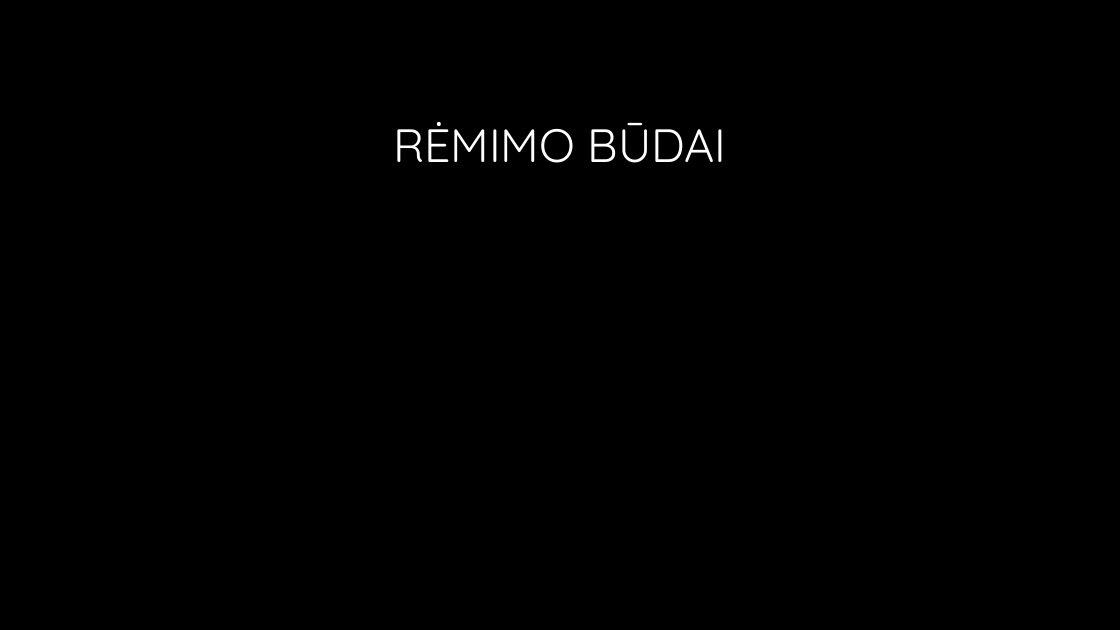
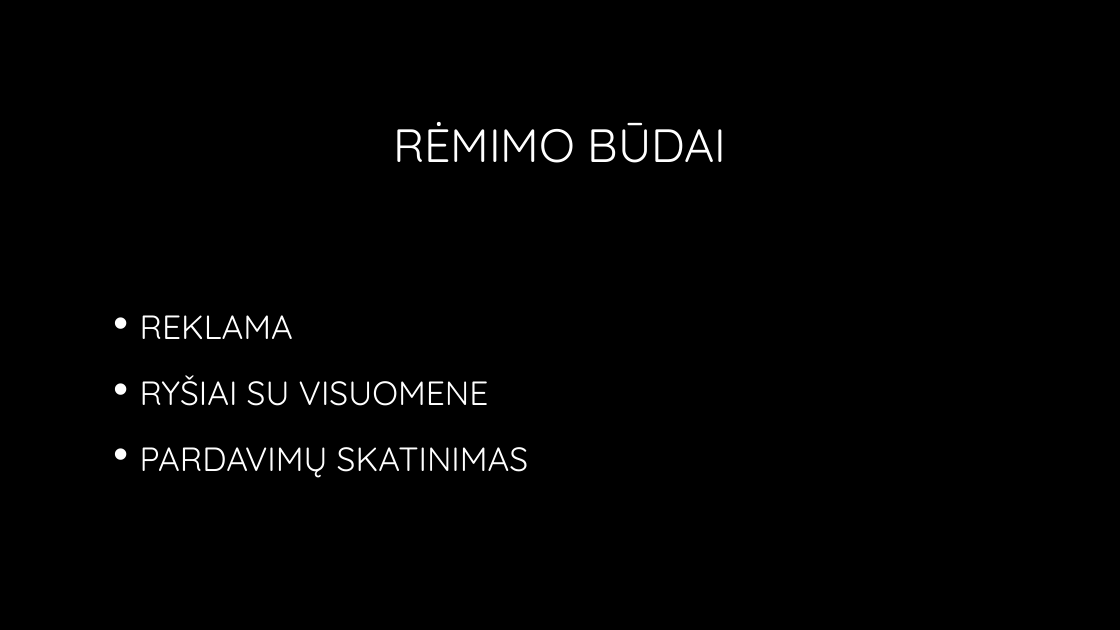
Before and after one commit to karuul/Marketingas, a slide deck: slide 4 of JM01-remimo sprendimai ir biudzetas.pptx. Drawn at 1120x630 pixels with LibreOffice and Linux fonts; fonts in the diff are those of the drawing; background and template pictures are left out. Boxes give left, top, right and bottom in pixels: in the first picture for what was removed or moved away, otherwise in the second. Text is boxed around its words. In the diff, an @@ line names an element or a change of style, - is before the commit and + after.

Commit message:
progress

```diff
--- a/JM01-remimo sprendimai ir biudzetas.pptx
+++ b/JM01-remimo sprendimai ir biudzetas.pptx
@@ text added at (140,315,529,478), 36 pt, text gradient #FFFFFF to #BFBFBF, small capitals @@
+• reklama
+• ryšiai su visuomene
+• pardavimų skatinimas
```
Also in this commit, not shown: 1 other slide changed.
